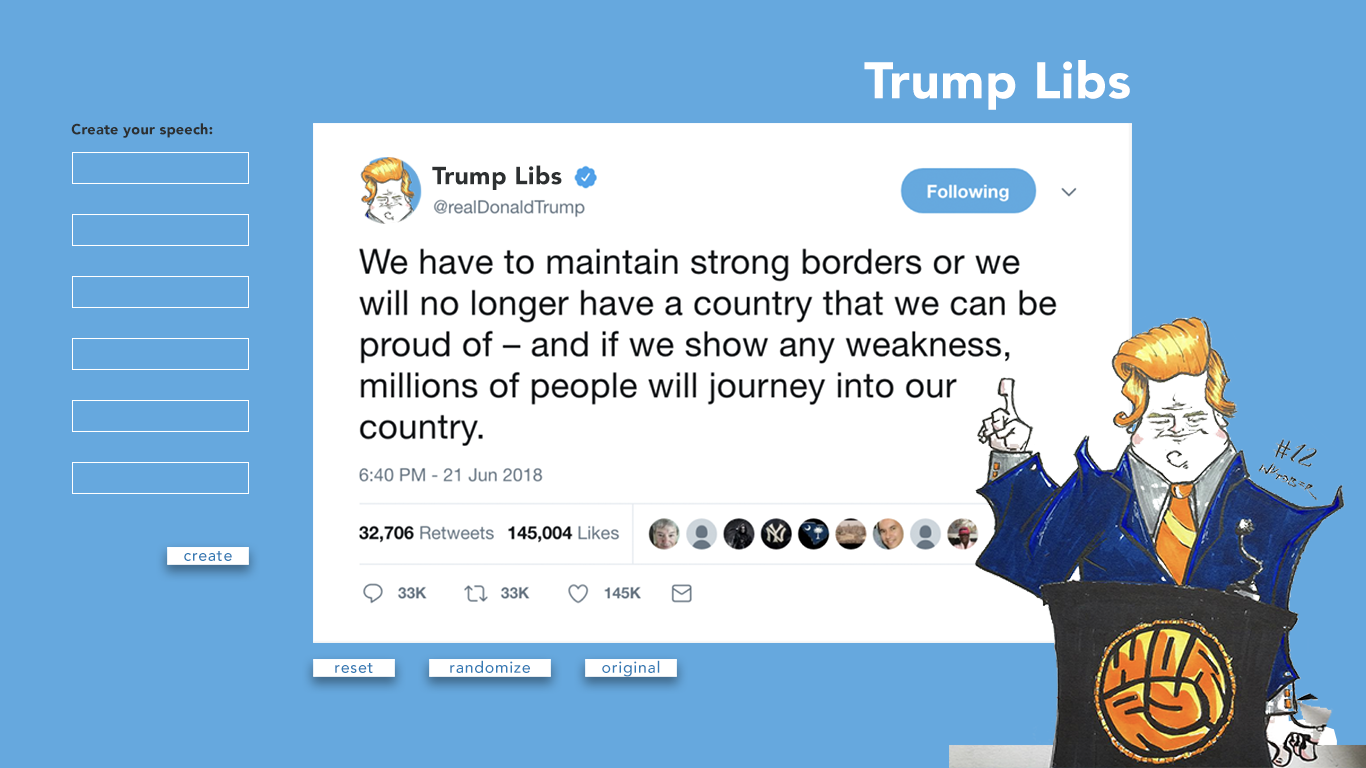
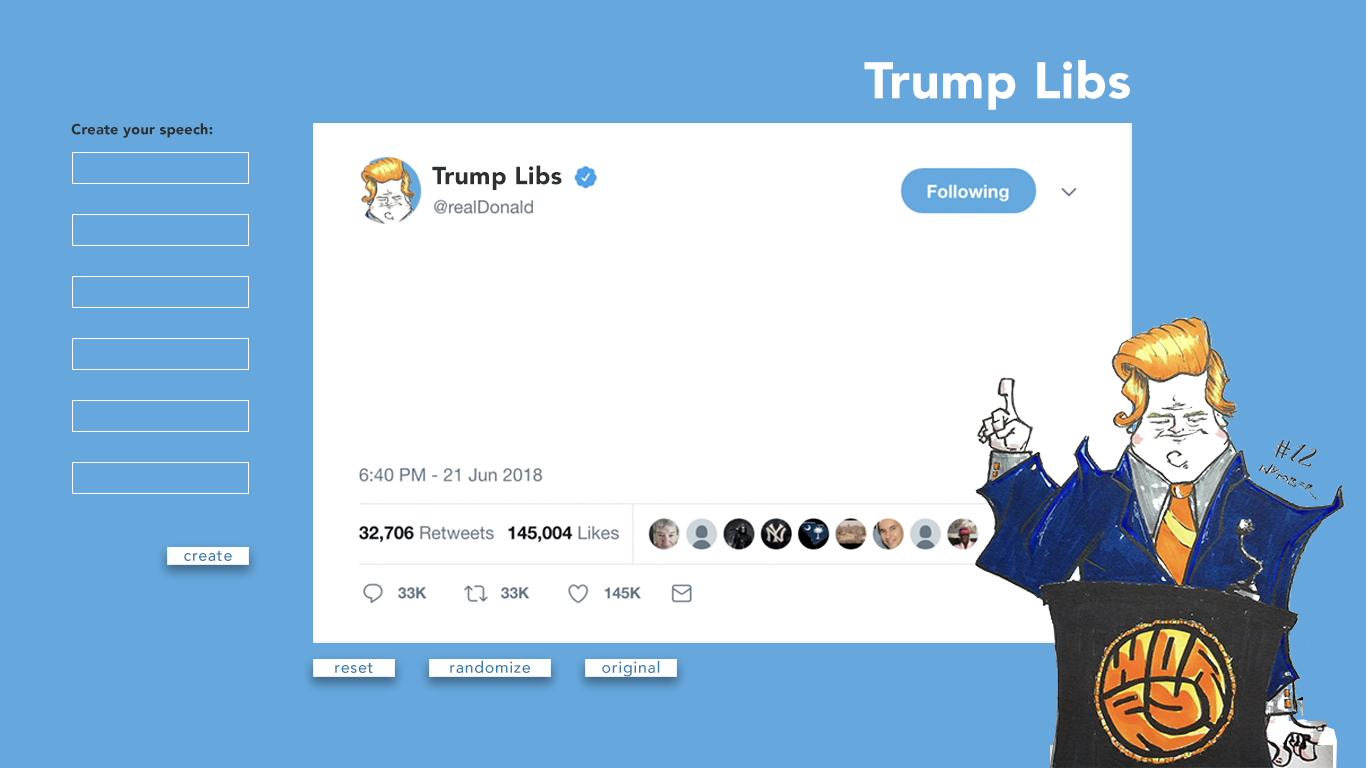
Layers edited between the first and the second 1366x768 image:
added group "trump" with 2 layers above "header" over [left=962, top=306, right=1360, bottom=768]
moved "Screen Shot 2019-01-26 at 10.06.42 AM" into group "trump", painted on it over [left=949, top=306, right=1366, bottom=768]
moved "Layer 1" into group "trump" over [left=1303, top=692, right=1337, bottom=768]
added group "Group 2" with 7 layers above "Background" over [left=359, top=199, right=1057, bottom=446]
moved "Layer 2 copy 4" (3rd of 3, in "Group 2") into group "Group 2", painted on it over [left=359, top=199, right=602, bottom=446]
showed "Layer 3", moved it into group "Group 2" over [left=359, top=248, right=1057, bottom=446]
moved "Screen Shot 2019-01-26 at 8.04.53 PM" into group "Group 2" over [left=359, top=199, right=1057, bottom=446]
